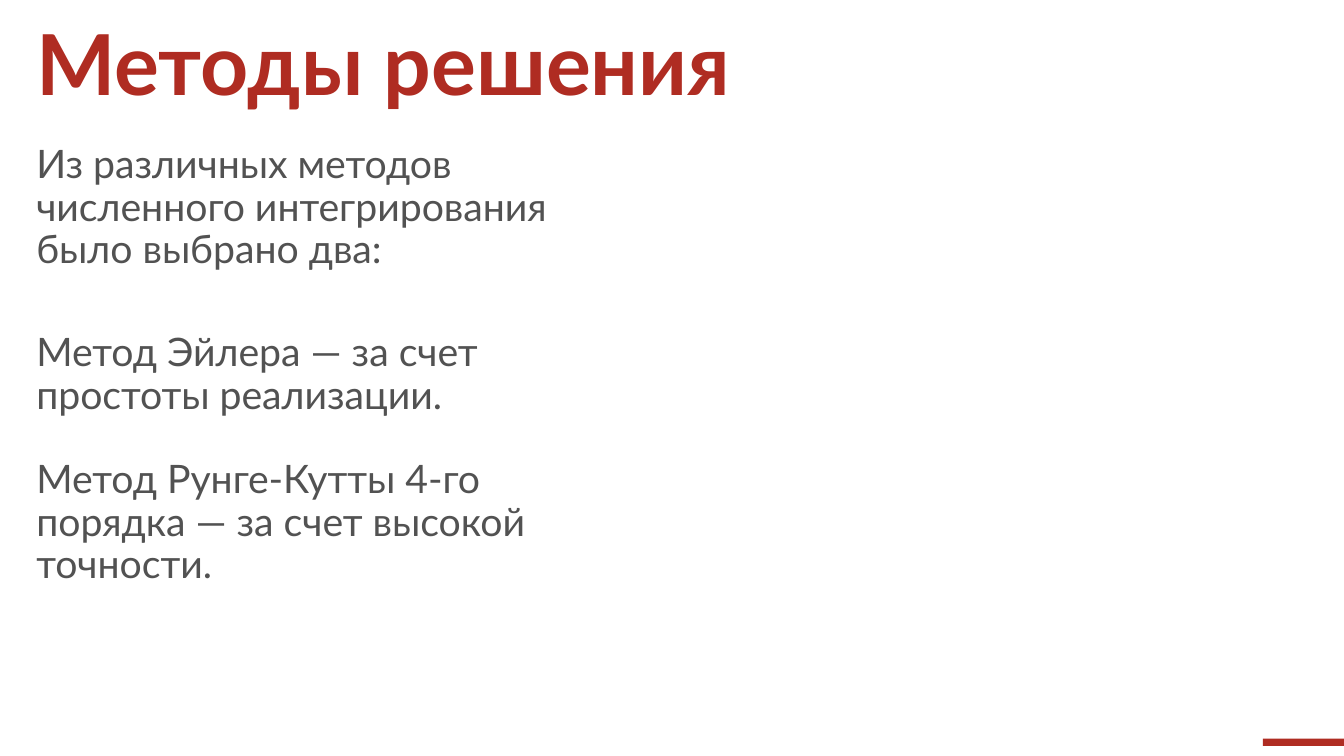
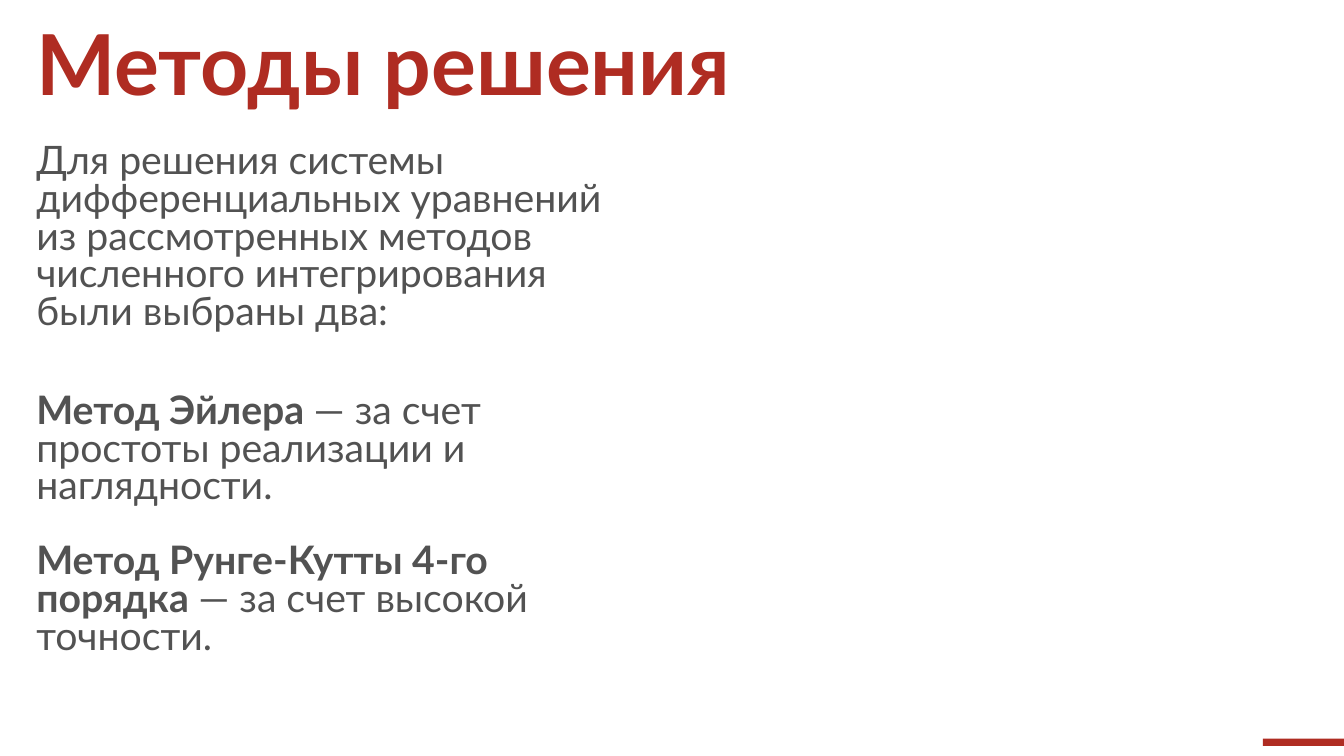
Before and after one commit to FasterXaos/Algorithms_and_data_structures, a slide deck: slide 5 of Ballistic_Calculator/Reporting/InterimWorkReport.pptx. Drawn at 1344x756 pixels with LibreOffice and Linux fonts; fonts in the diff are those of the drawing; grey boxes stand for pictures; background and template pictures are left out. Boxes give left, top, right and bottom in pixels: in the first picture for what was removed or moved away, otherwise in the second. Text is boxed around its words. In the diff, an @@ line names an element or a change of style, - is before the commit and + after.

```diff
--- a/Ballistic_Calculator/Reporting/InterimWorkReport.pptx
+++ b/Ballistic_Calculator/Reporting/InterimWorkReport.pptx
@@ text at [36,146,602,651]: text changed @@
-Из различных методов численного интегрирования было выбрано два:
-Метод Эйлера — за счет простоты реализации.
-Метод Рунге-Кутты 4-го порядка — за счет высокой точности.
+Для решения системы дифференциальных уравнений из рассмотренных методов численного интегрирования были выбраны два:
+Метод Эйлера — за счет простоты реализации и наглядности.
+Метод Рунге-Кутты 4-го порядка — за счет высокой точности.
```
Also in this commit, not shown: 5 other slides changed, 6 other files.
